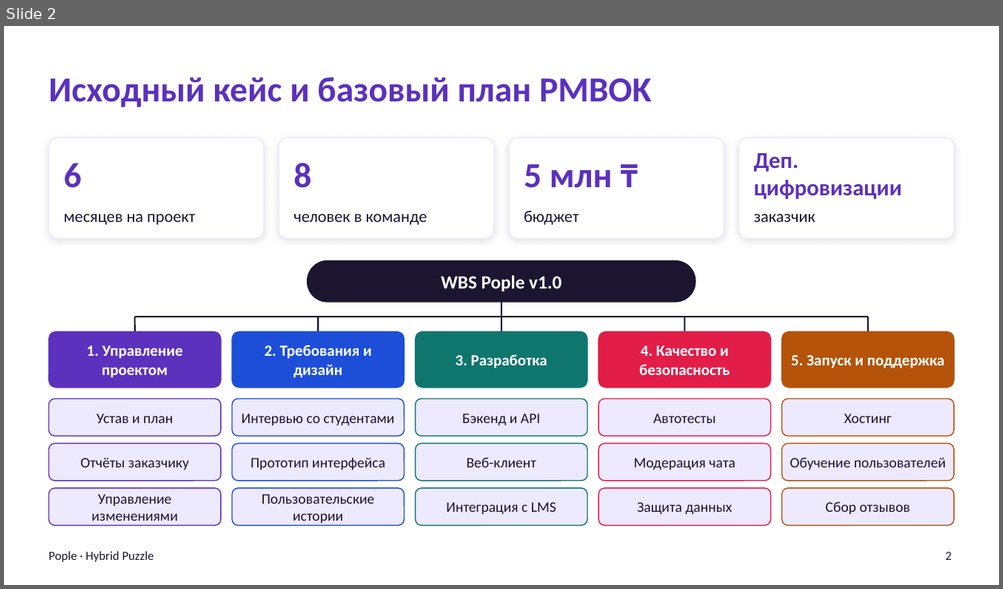
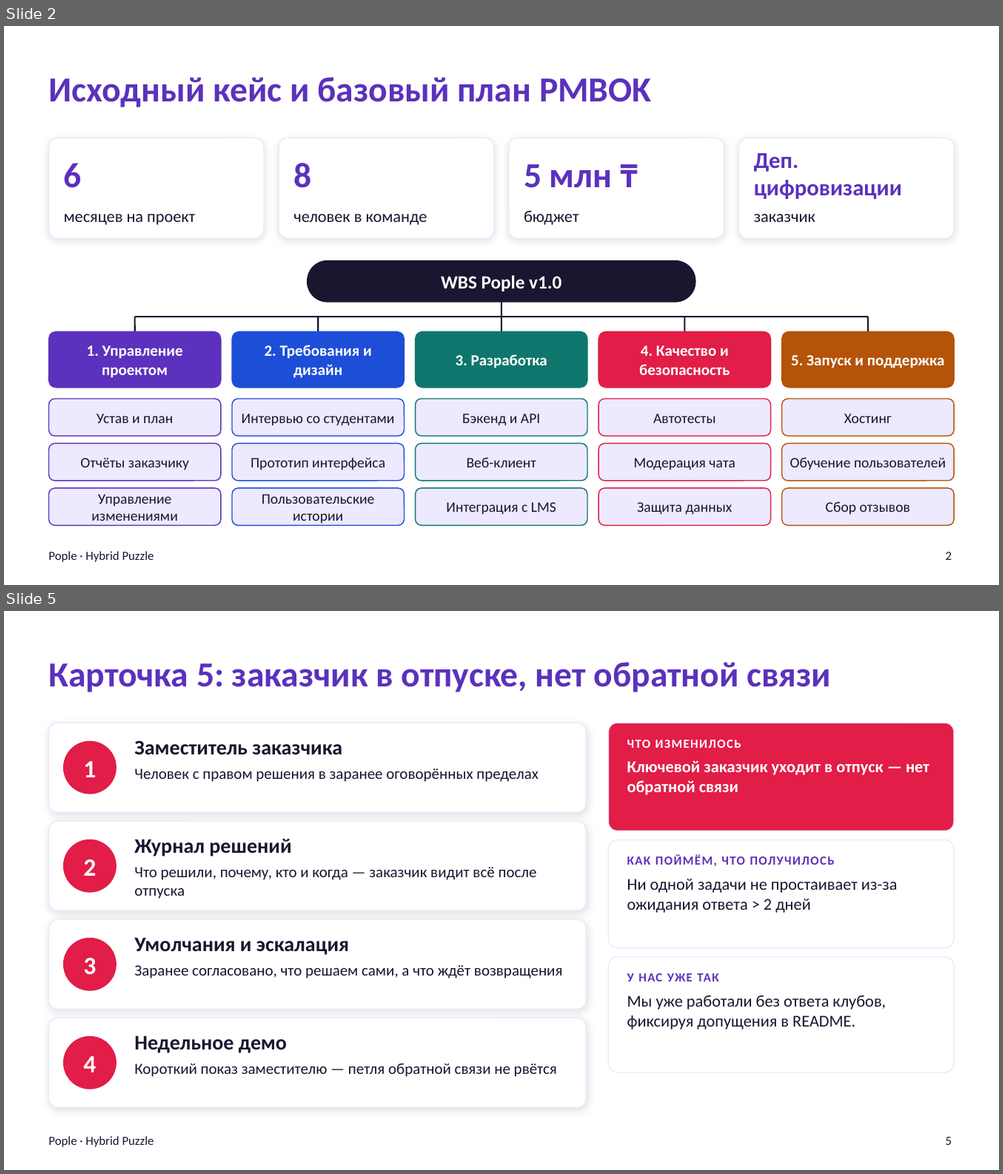
Before and after one commit to taekeanoshi/Almau_messanger, a slide deck: docs/hybrid_pople/Hybrid_Puzzle_Pople.pptx. Shown one above the other, each under a label of ours: slide 2 before the commit, slides 2 and 5 after it; the slides between them are not shown. The pictures are 1003x589 and 1003x1174 pixels, drawn with LibreOffice and Linux fonts; fonts in the diff are those of the drawing. Boxes give left, top, right and bottom in pixels: in the first picture for what was removed or moved away, otherwise in the second. Text is boxed around its words. In the diff, an @@ line names an element or a change of style, - is before the commit and + after.

```diff
--- a/docs/hybrid_pople/Hybrid_Puzzle_Pople.pptx
+++ b/docs/hybrid_pople/Hybrid_Puzzle_Pople.pptx
@@ slide 5 added at box(4, 611, 999, 1170), background #FFFFFF; not listed: 1 template element that a slide beside it also shows @@
@@ title added at box(48, 662, 830, 692), 34 pt, text #5B31BD, bold @@
+Карточка 5: заказчик в отпуске, нет обратной связи
@@ rounded rectangle added at box(48, 723, 586, 812), fill #FFFFFF, outline #EDE9FE 1 pt @@
@@ ellipse added at box(64, 741, 116, 794), fill #E11D48, outline #E11D48 1 pt @@
@@ text added at box(134, 741, 342, 755), 20 pt, text #1B1530, bold @@
+Заместитель заказчика
@@ rounded rectangle added at box(609, 723, 954, 831), fill #E11D48, outline #EDE9FE 1 pt @@
@@ text added at box(627, 740, 741, 748), 12 pt, text #FFFFFF, bold @@
+ЧТО ИЗМЕНИЛОСЬ
@@ text added at box(83, 761, 96, 777), 24 pt, text #FFFFFF, bold @@
+1
@@ text added at box(627, 760, 929, 795), 16 pt, text #FFFFFF, bold @@
+Ключевой заказчик уходит в отпуск — нет обратной связи
@@ text added at box(134, 769, 538, 782), 15 pt, text #1B1530 @@
+Человек с правом решения в заранее оговорённых пределах
@@ rounded rectangle added at box(48, 821, 586, 911), fill #FFFFFF, outline #EDE9FE 1 pt @@
@@ ellipse added at box(64, 840, 116, 892), fill #E11D48, outline #E11D48 1 pt @@
@@ text added at box(134, 839, 291, 857), 20 pt, text #1B1530, bold @@
+Журнал решений
@@ rounded rectangle added at box(609, 840, 954, 948), fill #FFFFFF, outline #EDE9FE 1 pt @@
@@ text added at box(627, 854, 834, 866), 12 pt, text #5B31BD, bold @@
+КАК ПОЙМЁМ, ЧТО ПОЛУЧИЛОСЬ
@@ text added at box(83, 860, 96, 876), 24 pt, text #FFFFFF, bold @@
+2
@@ text added at box(134, 867, 537, 899), 15 pt, text #1B1530 @@
+Что решили, почему, кто и когда — заказчик видит всё после отпуска
@@ text added at box(627, 879, 897, 913), 16 pt, text #1B1530 @@
+Ни одной задачи не простаивает из-за ожидания ответа > 2 дней
@@ rounded rectangle added at box(48, 920, 586, 1009), fill #FFFFFF, outline #EDE9FE 1 pt @@
@@ ellipse added at box(64, 939, 116, 991), fill #E11D48, outline #E11D48 1 pt @@
@@ text added at box(134, 937, 349, 955), 20 pt, text #1B1530, bold @@
+Умолчания и эскалация
@@ text added at box(83, 958, 96, 975), 24 pt, text #FFFFFF, bold @@
+3
@@ text added at box(134, 965, 563, 979), 15 pt, text #1B1530 @@
+Заранее согласовано, что решаем сами, а что ждёт возвращения
@@ rounded rectangle added at box(609, 957, 954, 1073), fill #FFFFFF, outline #EDE9FE 1 pt @@
@@ text added at box(627, 974, 719, 982), 12 pt, text #5B31BD, bold @@
+У НАС УЖЕ ТАК
@@ text added at box(627, 996, 885, 1030), 16 pt, text #1B1530 @@
+Мы уже работали без ответа клубов, фиксируя допущения в README.
@@ rounded rectangle added at box(48, 1019, 586, 1108), fill #FFFFFF, outline #EDE9FE 1 pt @@
@@ ellipse added at box(64, 1037, 116, 1089), fill #E11D48, outline #E11D48 1 pt @@
@@ text added at box(134, 1036, 287, 1054), 20 pt, text #1B1530, bold @@
+Недельное демо
@@ text added at box(83, 1056, 96, 1073), 24 pt, text #FFFFFF, bold @@
+4
@@ text added at box(134, 1063, 557, 1077), 15 pt, text #1B1530 @@
+Короткий показ заместителю — петля обратной связи не рвётся
@@ page number added at box(945, 1137, 951, 1145), 12 pt, text #1B1530 @@
+5
```
Also in this commit, not shown: 4 slides changed, 2 other slides added, 3 slides removed.
